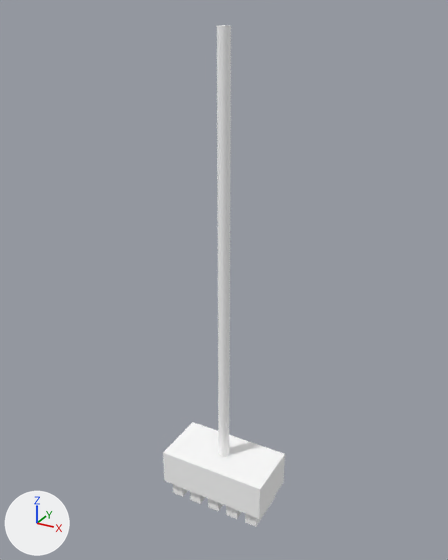
Renders of the glTF model godot/models/held_mop.glb from each side of a commit.
The view is the same before and after, from a 50 mm camera at (0.804, -1.462, 0.667) aimed at (-0.01, 0.02, -0.074). The axes (+X, +Y, +Z) are drawn at lower left. The lights are the same throughout. The older version comes first. Where no turn or scale is listed for an object, it has been applied to the vertices.

The older version as bpy lines, for what is in view:
```python
ob_cloth_strip = bpy.data.objects.new('cloth_strip', me_cloth_strip)
ob_cloth_strip.location = (-0.14, 0.0, -0.8)
ob_cloth_strip_001 = bpy.data.objects.new('cloth_strip.001', me_cloth_strip_001)
ob_cloth_strip_001.location = (-0.07, 0.0, -0.8)
ob_cloth_strip_002 = bpy.data.objects.new('cloth_strip.002', me_cloth_strip_002)
ob_cloth_strip_002.location = (0.0, 0.0, -0.8)
ob_cloth_strip_003 = bpy.data.objects.new('cloth_strip.003', me_cloth_strip_003)
ob_cloth_strip_003.location = (0.07, 0.0, -0.8)
ob_cloth_strip_004 = bpy.data.objects.new('cloth_strip.004', me_cloth_strip_004)
ob_cloth_strip_004.location = (0.14, 0.0, -0.8)
ob_handle = bpy.data.objects.new('handle', me_handle)
ob_handle.location = (0.0, 0.0, -0.05)
ob_head = bpy.data.objects.new('head', me_head)
ob_head.location = (0.0, 0.0, -0.755)
```
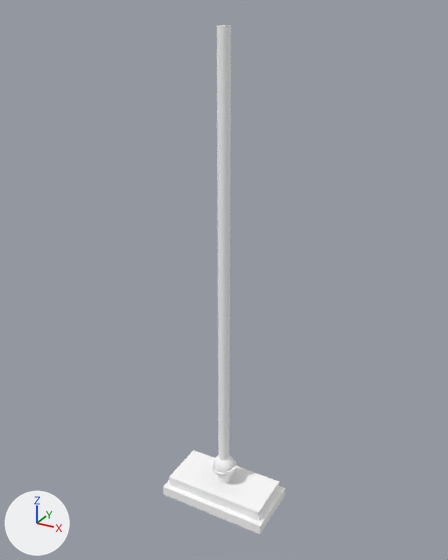
The change, as a list of edits to the scene's bpy script:
```text
Add mat_metal:
    mat_metal = principled_material('metal')
    mat_metal.base_color = (1.0, 1.0, 1.0)  # white #ffffff
    mat_metal.roughness = 1.0
Add me_shaft_ball:
    me_shaft_ball.from_pydata(...)  # a UV sphere (20 segments, 12 rings, poles along z) spanning x -0.035..0.035, y -0.035..0.035, z -0.035..0.035
    me_shaft_ball.materials.append(mat_metal)  # white #ffffff
Add me_mop_clip:
    me_mop_clip.from_pydata(...)  # a box spanning x -0.17..0.17, y -0.08..0.08, z -0.018..0.018
    me_mop_clip.materials.append(mat_metal)  # white #ffffff
Add me_head_stem:
    me_head_stem.from_pydata(...)  # a 32-sided cylinder along z spanning x -0.02..0.02, y -0.02..0.02, z -0.0145..0.0145
    me_head_stem.materials.append(mat_metal)  # white #ffffff
Add me_head_socket:
    me_head_socket.from_pydata(...)  # 524 vertices, 1044 faces; spans x -0.042..0.042, y -0.0412..0.0412, z -0.782..-0.74
    me_head_socket.materials.append(mat_metal)  # white #ffffff
Add me_cloth_pad:
    me_cloth_pad.from_pydata(...)  # a box spanning x -0.185..0.185, y -0.098..0.098, z -0.018..0.018
    me_cloth_pad.materials.append(mat_fabric)  # white #ffffff
Remove ob_cloth_strip:
    ob_cloth_strip = bpy.data.objects.new('cloth_strip', me_cloth_strip)
    ob_cloth_strip.location = (-0.14, 0.0, -0.8)
Remove ob_cloth_strip_001:
    ob_cloth_strip_001 = bpy.data.objects.new('cloth_strip.001', me_cloth_strip_001)
    ob_cloth_strip_001.location = (-0.07, 0.0, -0.8)
Remove ob_cloth_strip_002:
    ob_cloth_strip_002 = bpy.data.objects.new('cloth_strip.002', me_cloth_strip_002)
    ob_cloth_strip_002.location = (0.0, 0.0, -0.8)
Remove ob_cloth_strip_003:
    ob_cloth_strip_003 = bpy.data.objects.new('cloth_strip.003', me_cloth_strip_003)
    ob_cloth_strip_003.location = (0.07, 0.0, -0.8)
Remove ob_cloth_strip_004:
    ob_cloth_strip_004 = bpy.data.objects.new('cloth_strip.004', me_cloth_strip_004)
    ob_cloth_strip_004.location = (0.14, 0.0, -0.8)
Remove ob_head:
    ob_head = bpy.data.objects.new('head', me_head)
    ob_head.location = (0.0, 0.0, -0.755)
Add ob_shaft_ball:
    ob_shaft_ball = bpy.data.objects.new('shaft_ball', me_shaft_ball)
    ob_shaft_ball.location = (0.0, 0.0, -0.74)
Add ob_mop_clip:
    ob_mop_clip = bpy.data.objects.new('mop_clip', me_mop_clip)
    ob_mop_clip.location = (0.0, 0.0, -0.822)
Add ob_head_stem:
    ob_head_stem = bpy.data.objects.new('head_stem', me_head_stem)
    ob_head_stem.location = (0.0, 0.0, -0.794)
Add ob_head_socket:
    ob_head_socket = bpy.data.objects.new('head_socket', me_head_socket)
    ob_head_socket.location = (0.0, 0.0, 0.0)
Add ob_cloth_pad:
    ob_cloth_pad = bpy.data.objects.new('cloth_pad', me_cloth_pad)
    ob_cloth_pad.location = (0.0, 0.0, -0.858)
```

Pixel boxes [x1, y1, x2, y2] of what changed, in the pictures (448 x 560 px):
'head', deleted
    before: [163, 422, 285, 519]
'mop_clip', added
    after: [169, 450, 279, 521]
'cloth_pad', added
    after: [163, 480, 285, 534]
'shaft_ball', added
    after: [214, 455, 234, 473]
'cloth_strip.004', deleted
    before: [245, 496, 275, 527]
'head_socket', added
    after: [211, 459, 236, 477]
'cloth_strip.003', deleted (mostly hidden)
    before: [226, 506, 241, 519]
'cloth_strip.002', deleted (mostly hidden)
    before: [208, 499, 223, 511]
'cloth_strip.001', deleted (mostly hidden)
    before: [190, 491, 206, 504]
'cloth_strip', deleted (mostly hidden)
    before: [173, 484, 188, 497]
'head_stem', added
    after: [218, 476, 230, 483]
